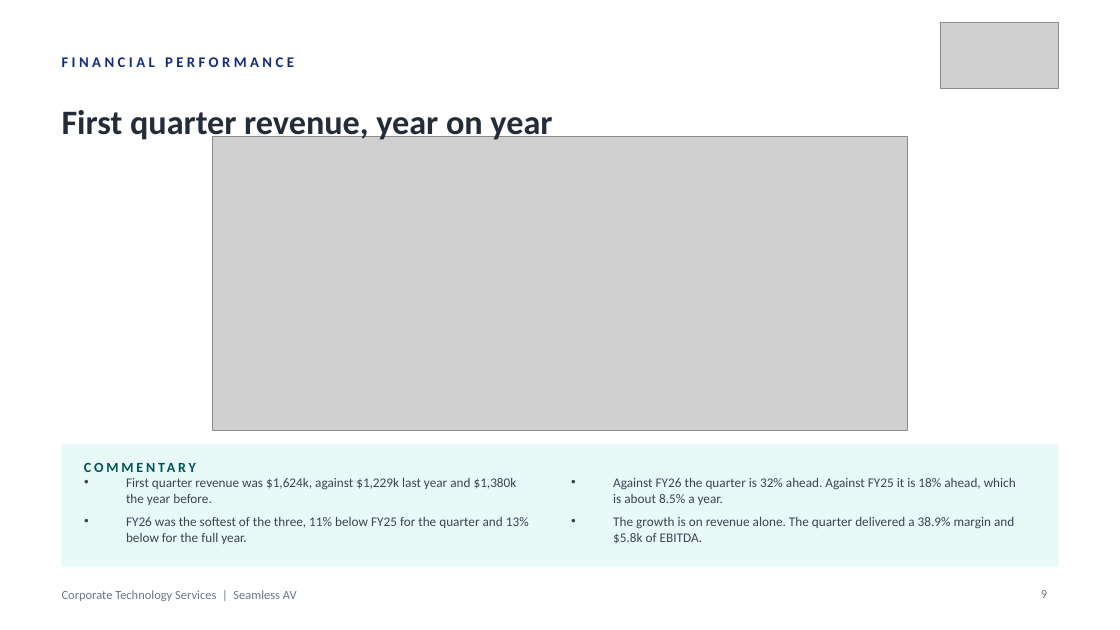
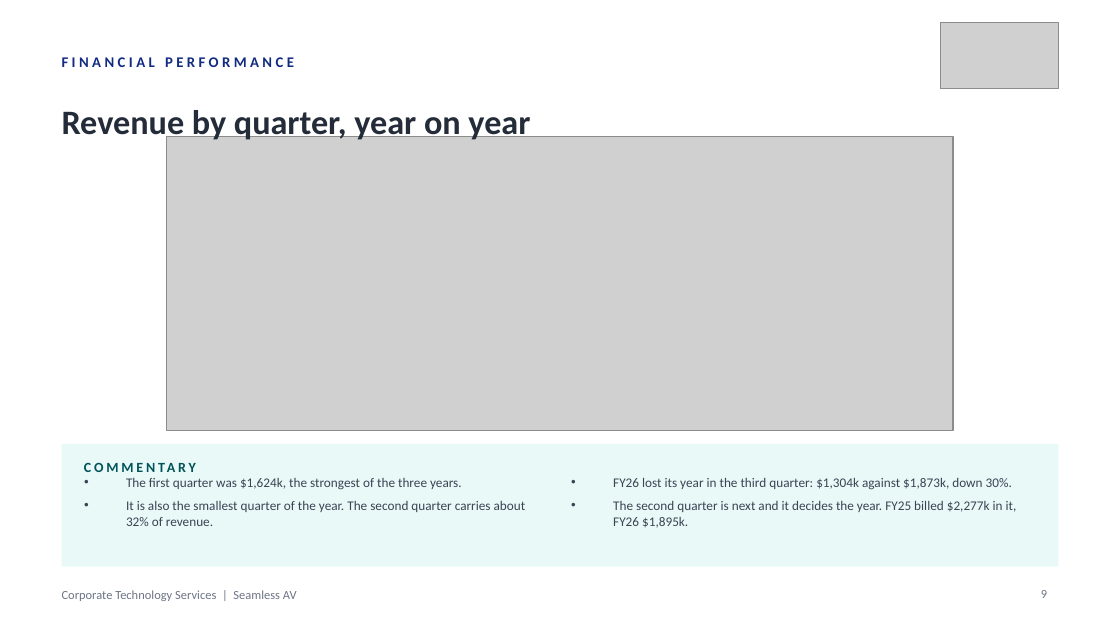
Before and after one commit to WesleyNelson-O33/Claude, a slide deck: slide 9 of deck/CTS Monthly Business Review - 30092026.pptx. Drawn at 1120x630 pixels with LibreOffice and Linux fonts; fonts in the diff are those of the drawing; grey boxes stand for pictures. Boxes give left, top, right and bottom in pixels: in the first picture for what was removed or moved away, otherwise in the second. Text is boxed around its words. In the diff, an @@ line names an element or a change of style, - is before the commit and + after.

```diff
--- a/deck/CTS Monthly Business Review - 30092026.pptx
+++ b/deck/CTS Monthly Business Review - 30092026.pptx
@@ text at [62, 110, 530, 143]: text changed @@
-First quarter revenue, year on year
+Revenue by quarter, year on year
@@ picture: place and size @@
-picture at [213, 137, 908, 430]
+picture at [167, 137, 953, 430]
@@ text at [126, 478, 526, 526]: text changed @@
-• First quarter revenue was $1,624k, against $1,229k last year and $1,380k the year before.
-• FY26 was the softest of the three, 11% below FY25 for the quarter and 13% below for the full year.
+• The first quarter was $1,624k, the strongest of the three years.
+• It is also the smallest quarter of the year. The second quarter carries about 32% of revenue.
@@ text at [613, 478, 1017, 528]: text changed @@
-• Against FY26 the quarter is 32% ahead. Against FY25 it is 18% ahead, which is about 8.5% a year.
-• The growth is on revenue alone. The quarter delivered a 38.9% margin and $5.8k of EBITDA.
+• FY26 lost its year in the third quarter: $1,304k against $1,873k, down 30%.
+• The second quarter is next and it decides the year. FY25 billed $2,277k in it, FY26 $1,895k.
```
Also in this commit, not shown: 1 slide added, 18 other files.
